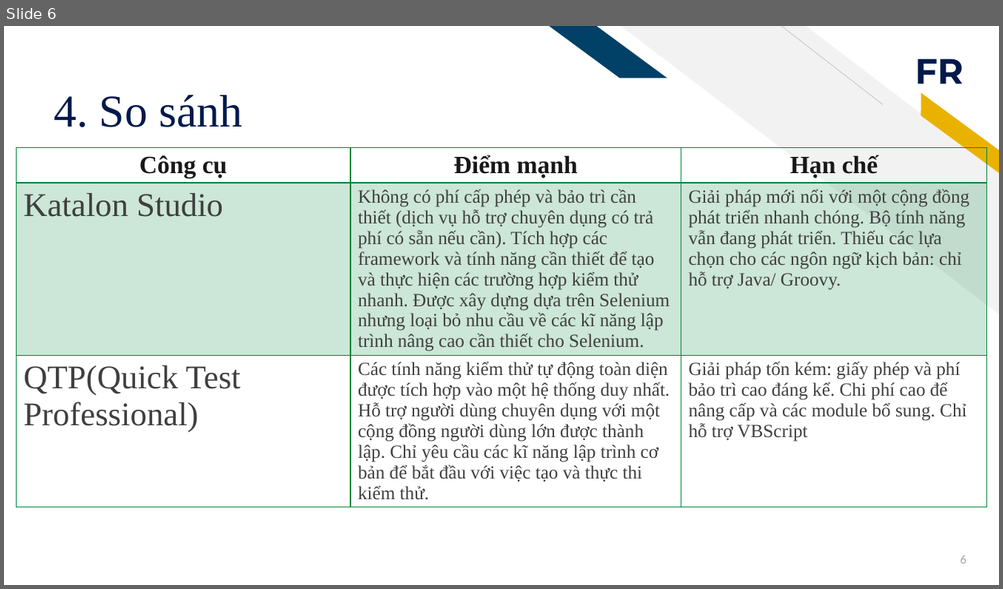
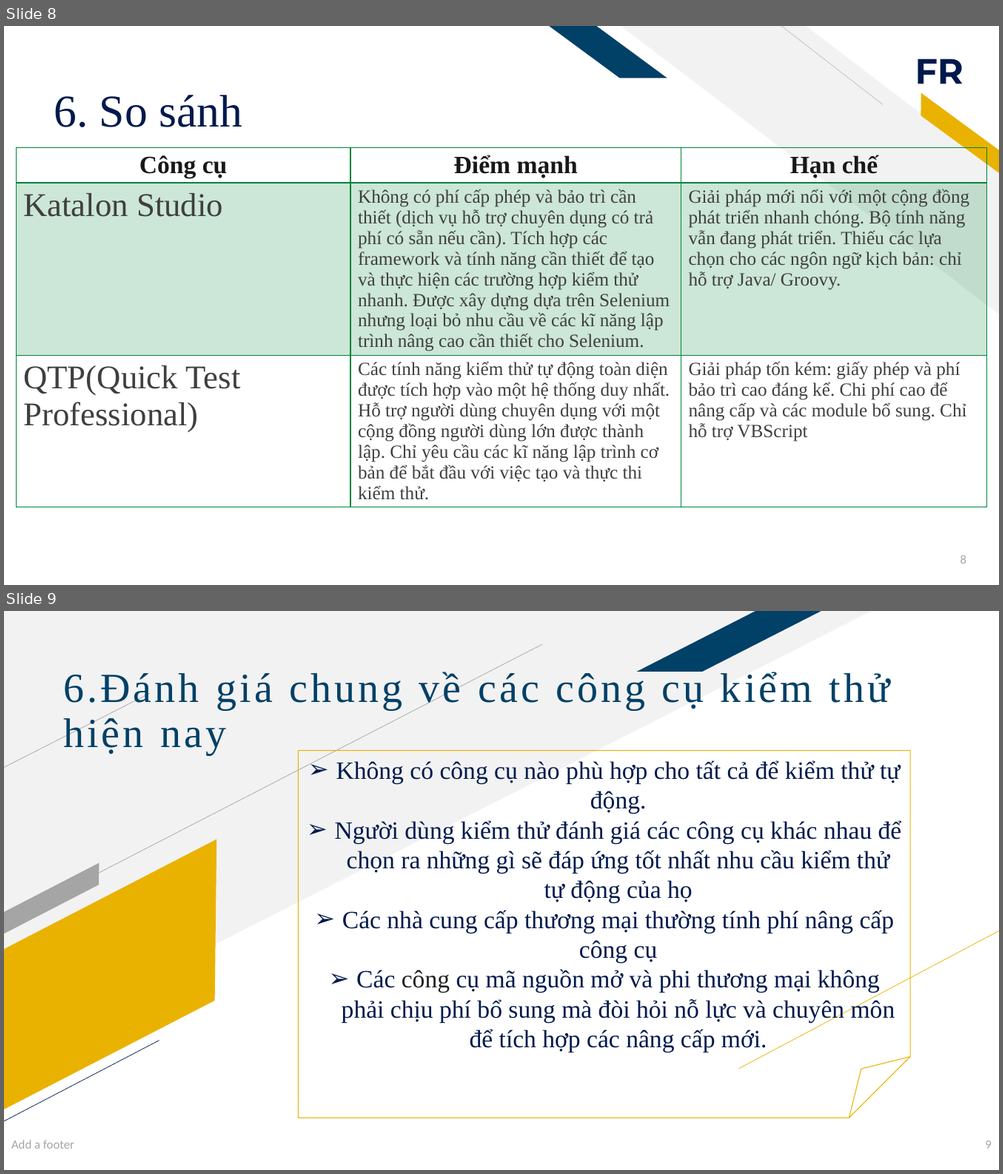
Before and after one commit to 0902535050/software_testing, a slide deck: Katalon-Studio-Testing API.pptx. Shown one above the other, each under a label of ours: slide 6 before the commit, slides 8 and 9 after it. The pictures are 1003x589 and 1003x1174 pixels, drawn with LibreOffice and Linux fonts; fonts in the diff are those of the drawing. Boxes give left, top, right and bottom in pixels: in the first picture for what was removed or moved away, otherwise in the second. Text is boxed around its words. In the diff, an @@ line names an element or a change of style, - is before the commit and + after.

```diff
--- a/Katalon-Studio-Testing API.pptx
+++ b/Katalon-Studio-Testing API.pptx
@@ slide 9 added at [4,611,999,1170], background #FFFFFF @@
@@ right triangle added at [4,611,871,1052], fill #F2F2F2 @@
@@ parallelogram added at [637,611,821,672], fill #014067 @@
@@ line added from (4, 922) to (542, 644), #A6A6A6 0.5 pt @@
@@ text added at [63,670,890,755], 40 pt, text #014067 @@
+6.Đánh giá chung về các công cụ kiểm thử hiện nay
@@ line added from (4, 768) to (150, 693), #A6A6A6 0.5 pt @@
@@ folded corner added at [298,751,910,1119], outline #EAB200 0.75 pt, 24 pt, text #00194C @@
+➢ Không có công cụ nào phù hợp cho tất cả để kiểm thử tự động.
+➢ Người dùng kiểm thử đánh giá các công cụ khác nhau để chọn ra những gì sẽ đáp ứng tốt nhất nhu cầu kiểm thử tự động của họ
+➢ Các nhà cung cấp thương mại thường tính phí nâng cấp công cụ
+➢ Các công cụ mã nguồn mở và phi thương mại không phải chịu phí bổ sung mà đòi hỏi nỗ lực và chuyên môn để tích hợp các nâng cấp mới.
@@ parallelogram added at [4,839,282,1111], fill #EAB200 @@
@@ parallelogram added at [4,863,108,934], fill #A5A5A5 @@
@@ line added from (739, 1069) to (999, 931), #EAB200 0.5 pt @@
@@ line added from (4, 1122) to (159, 1041), #00194C 0.5 pt @@
@@ text added at [11,1140,74,1149], 12 pt, text #A5A5A5 @@
+Add a footer
@@ page number added at [984,1141,990,1149], 12 pt, text #A5A5A5 @@
+9
@@ what was slide 6 is now slide 8 @@
@@ slide 8 changed as well @@
@@ title at [54,95,242,127]: text changed @@
-4. So sánh
+6. So sánh
@@ page number at [960,556,966,564]: text changed @@
-6
+8
```
Also in this commit, not shown: 6 other slides changed, 6 other slides added, 7 slides removed.
